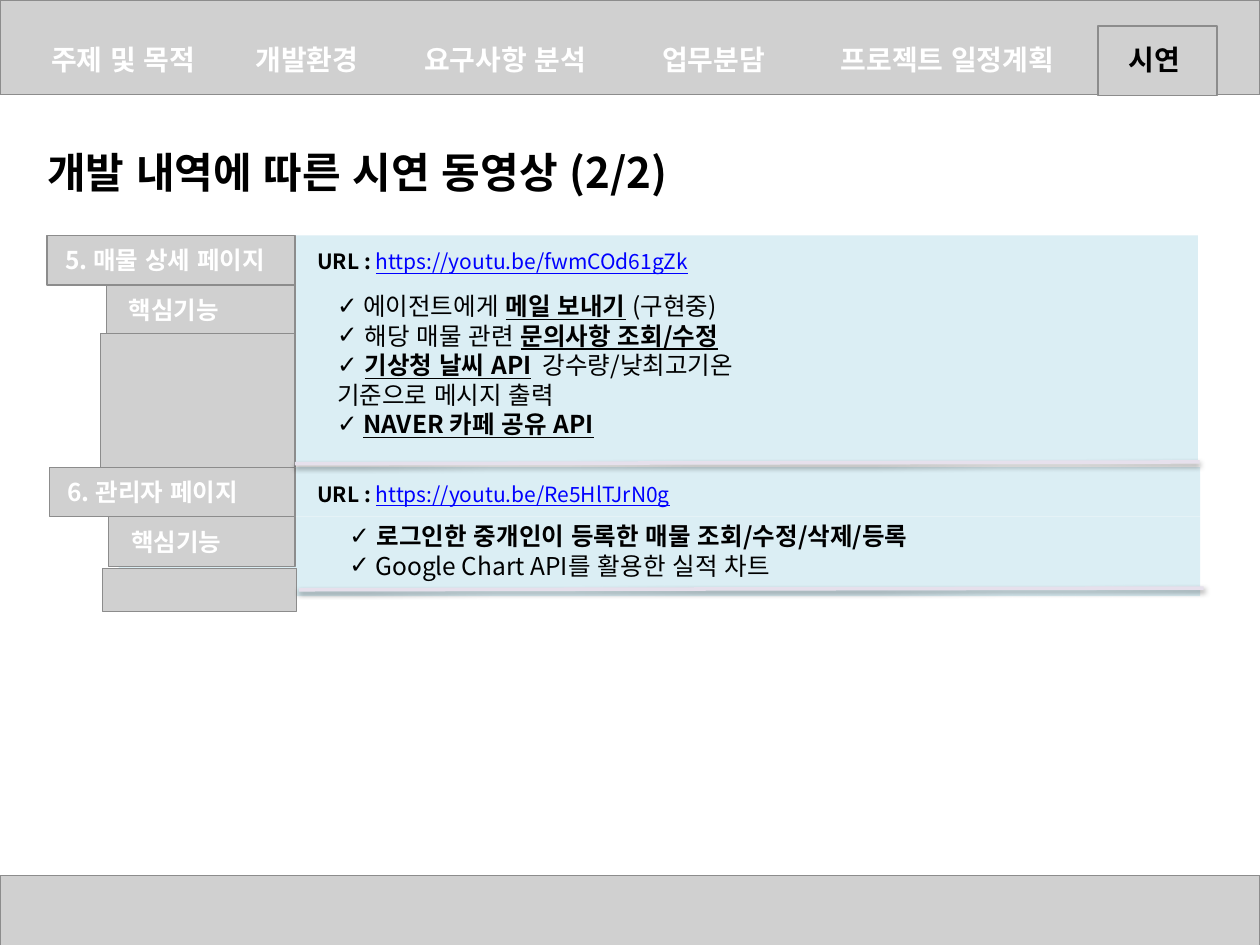
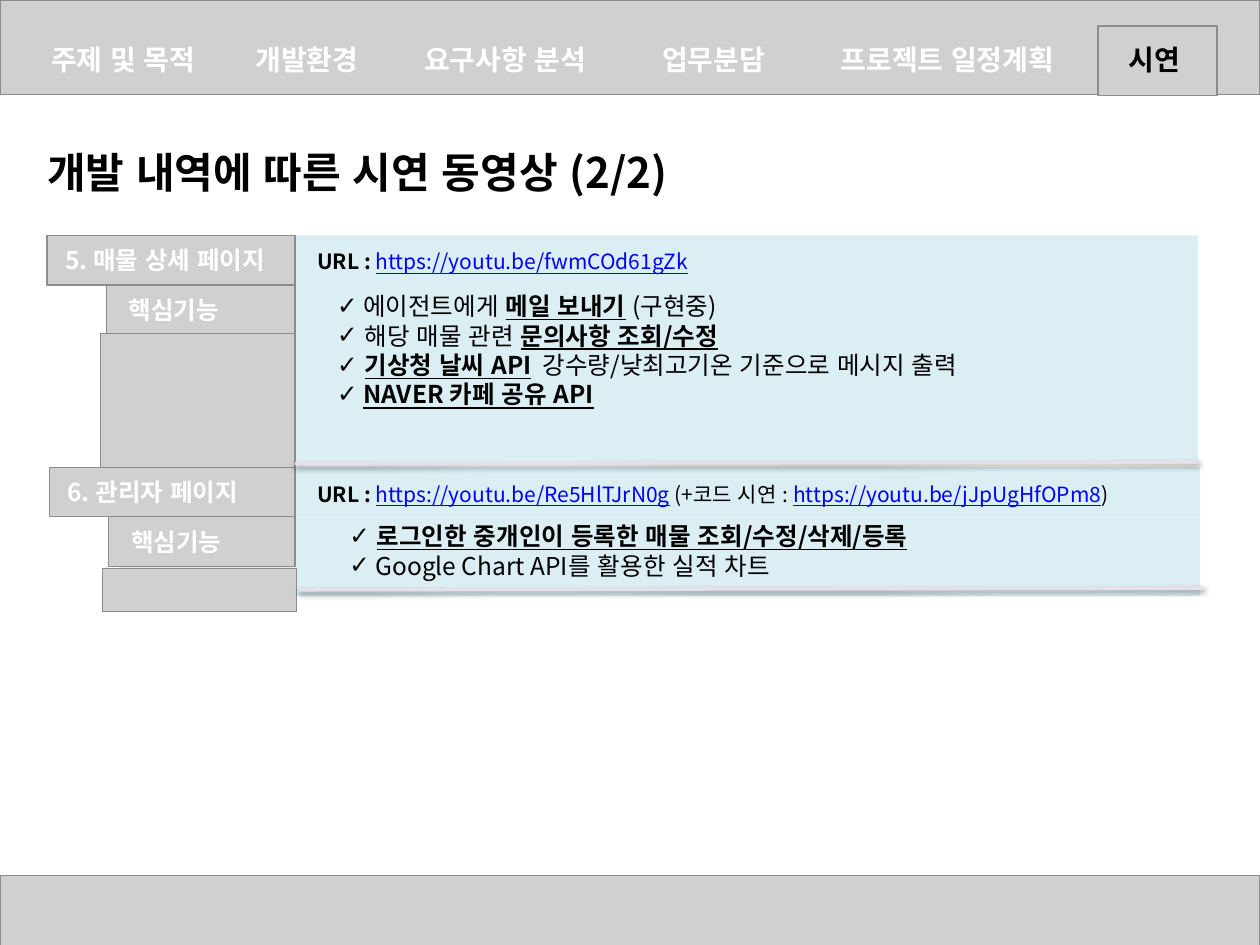
Before and after one commit to heejeongMin/sabangSpring, a slide deck: slide 11 of sabang.pptx. Drawn at 1260x945 pixels with LibreOffice and Linux fonts; fonts in the diff are those of the drawing; grey boxes stand for pictures. Boxes give left, top, right and bottom in pixels: in the first picture for what was removed or moved away, otherwise in the second. Text is boxed around its words. In the diff, an @@ line names an element or a change of style, - is before the commit and + after.

Commit message:
20190402버전 코드시연추가
20190402버전 코드시연추가

```diff
--- a/sabang.pptx
+++ b/sabang.pptx
@@ text "에이전트에게 메일 보내기 (구현중)" rewrapped from bbox=[337, 294, 733, 438] to bbox=[363, 294, 957, 409] @@
@@ text at bbox=[317, 484, 1108, 507]: text changed @@
-URL : https://youtu.be/Re5HlTJrN0g
+URL : https://youtu.be/Re5HlTJrN0g (+코드 시연 : https://youtu.be/jJpUgHfOPm8)
@@ text at bbox=[377, 520, 908, 551]: underline on in "로그인한 중개인이 등록한 매물 조회/수정/삭제/등록" @@
```
Also in this commit, not shown: 1 other slide changed.
